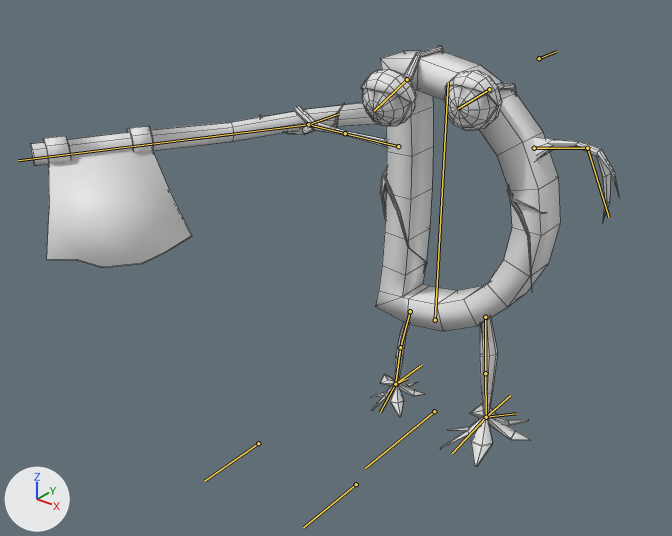
The Blender file Assets/Models/d axe.blend as it was, and as the next commit left it.
Both versions are drawn from a camera (50 mm lens) standing at (1.78, -2.91, 2.33) and looking at (-0.47, -0.1, 0.59). The lights are fixed; the arrows at lower left show +X, +Y and +Z. The bones that bend it are drawn over the model as lines. Mesh edges are drawn as thin lines.
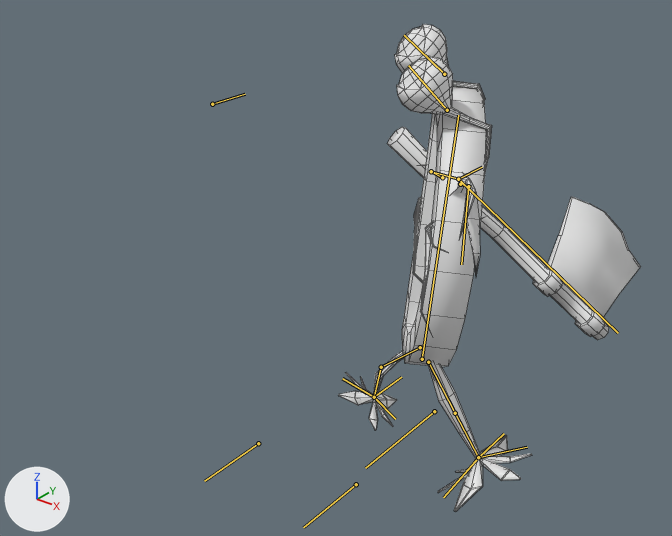
The newer file adds an action. The first version stands in its rest pose; the second is drawn at frame 25 of the action 'dx_attack_move'.

Boxes [x1, y1, x2, y2] around the edits, measured in the pictures (672 x 536 px):
'Circle', posed (49% narrower, 16% taller)
    before: [31, 46, 619, 466]
    after: [339, 24, 641, 511]
bone 'd', root to tip
    before: (435, 320) to (448, 82)
    after: (422, 359) to (458, 115)
bone 't2 l', root to tip
    before: (486, 417) to (516, 413)
    after: (478, 457) to (527, 447)
bone 'x', root to tip
    before: (308, 124) to (18, 160)
    after: (458, 179) to (618, 333)
bone 'ir', root to tip
    before: (407, 79) to (374, 111)
    after: (444, 74) to (404, 35)
bone 'il', root to tip
    before: (489, 89) to (458, 108)
    after: (447, 110) to (408, 65)
bone 't1 r', root to tip
    before: (395, 384) to (380, 412)
    after: (374, 397) to (342, 378)
bone 't2 r', root to tip
    before: (395, 384) to (407, 378)
    after: (374, 397) to (395, 419)
bone 'l1 l.001', root to tip
    before: (486, 417) to (510, 395)
    after: (478, 457) to (504, 433)
bone 'a2 r.001', root to tip
    before: (539, 58) to (556, 51)
    after: (212, 104) to (245, 94)
bone 'a1 r.001', root to tip
    before: (308, 124) to (338, 114)
    after: (458, 179) to (482, 167)
bone 'l1 r.001', root to tip
    before: (395, 384) to (421, 365)
    after: (374, 397) to (401, 377)

The change in detail:
Bone 'd' (bone_d) moves from (0.0, 0.0, 0.0) to (0.037, -0.104, 0.148).
Bone 'd' (bone_d) turns from (0, 0, 0) to (-15, -53, 11) degrees about its own x, y and z.
Bone 't2 l' (bone_t2_l) turns from (0, 0, 0) to (7, 1, 1) degrees about its own x, y and z.
Bone 'x' (bone_x) turns from (0, 0, 0) to (42, 142, -51) degrees about its own x, y and z.
Bone 'ir' (bone_ir) moves from (0.0, 0.0, 0.0) to (0.0, -0.104, -0.079).
Bone 'ir' (bone_ir) turns from (0, 0, 0) to (-56, 0, -2) degrees about its own x, y and z.
Bone 'il' (bone_il) moves from (0.0, 0.0, 0.0) to (0.005, -0.003, -0.023).
Bone 'il' (bone_il) turns from (0, 0, 0) to (-47, 0, 12) degrees about its own x, y and z.
Bone 't1 r' (bone_t1_r) turns from (0, 0, 0) to (-34, 1, 1) degrees about its own x, y and z.
Bone 't2 r' (bone_t2_r) turns from (0, 0, 0) to (-12, -3, -1) degrees about its own x, y and z.
Bone 'l1 l.001' (bone_l1_l_001) moves from (0.0, 0.0, 0.0) to (0.098, -0.223, -0.03).
Bone 'a2 r.001' (bone_a2_r_001) moves from (0.0, 0.0, 0.0) to (-0.633, -1.826, 0.042).
Bone 'a1 r.001' (bone_a1_r_001) moves from (0.0, 0.0, 0.0) to (0.451, 0.5, -0.284).
Bone 'l1 r.001' (bone_l1_r_001) moves from (0.0, 0.0, 0.0) to (0.0, -0.159, 0.014).
